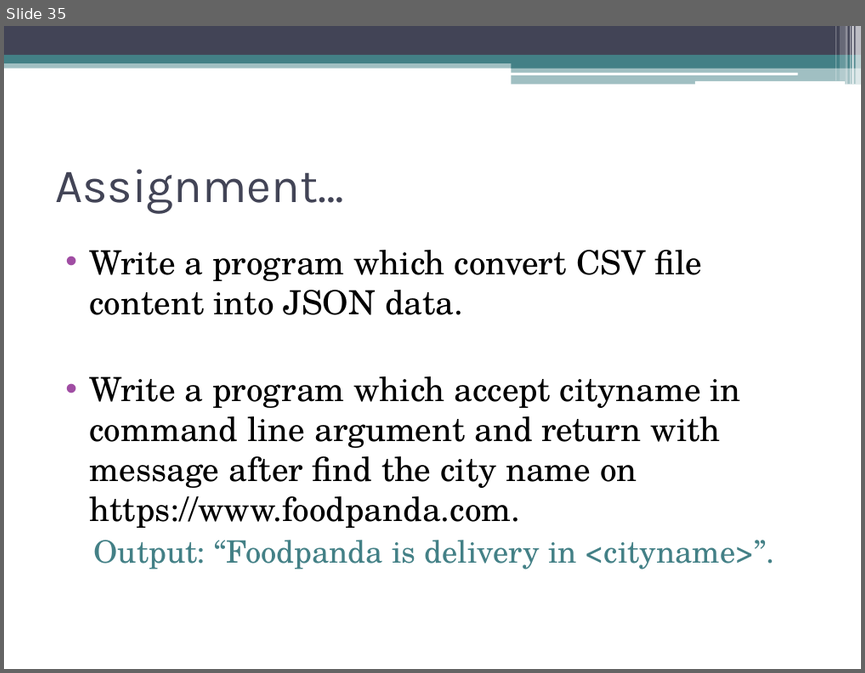
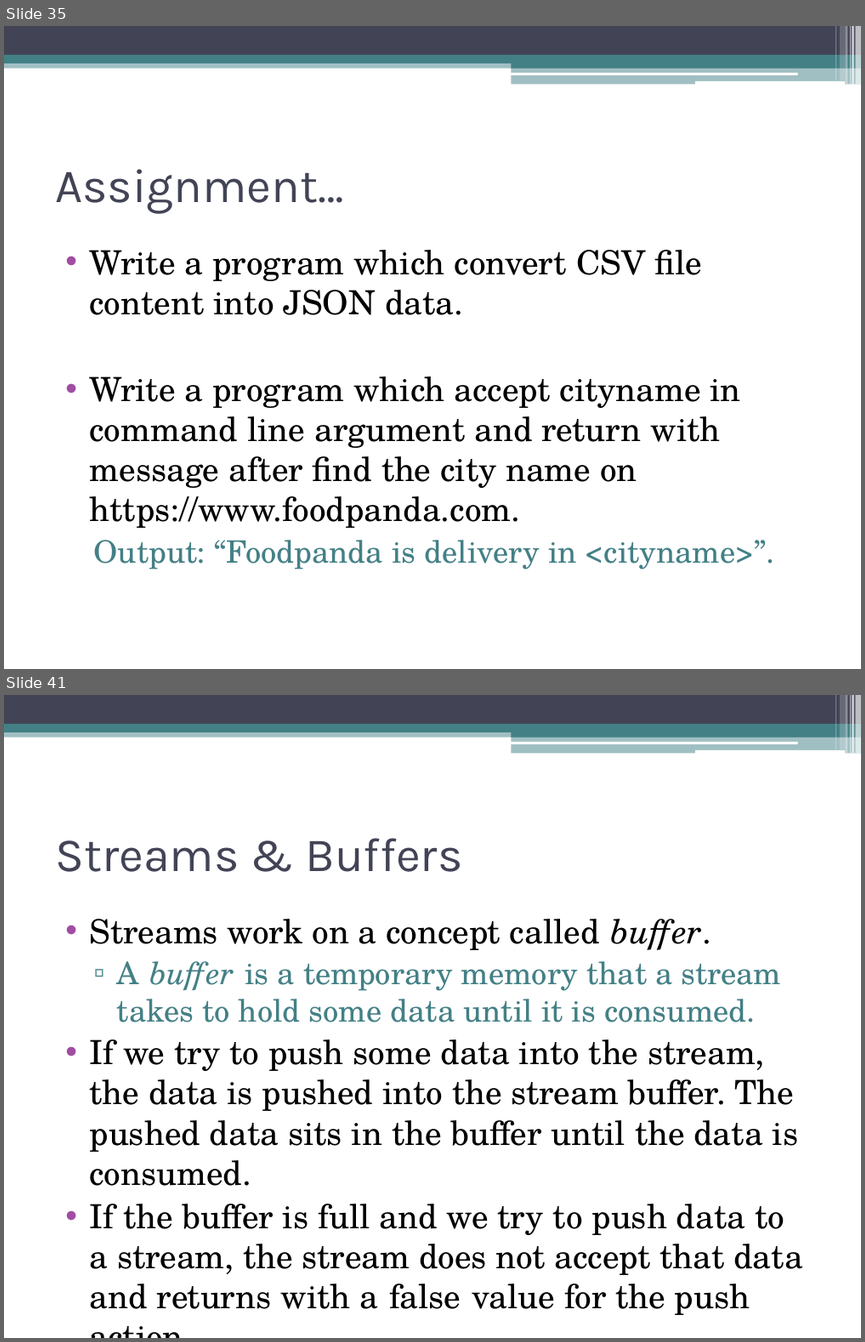
Before and after one commit to akjkhatri/mean_stack, a slide deck: MEAN Stack Workshop.pptx. Shown one above the other, each under a label of ours: slide 35 before the commit, slides 35 and 41 after it; the slides between them are not shown. The pictures are 865x673 and 865x1342 pixels, drawn with LibreOffice and Linux fonts; fonts in the diff are those of the drawing. Boxes give left, top, right and bottom in pixels: in the first picture for what was removed or moved away, otherwise in the second. Text is boxed around its words. In the diff, an @@ line names an element or a change of style, - is before the commit and + after.

```diff
--- a/MEAN Stack Workshop.pptx
+++ b/MEAN Stack Workshop.pptx
@@ slide 41 added at (4, 695, 861, 1338), background #FFFFFF; not listed: 13 template elements that a slide beside it also shows @@
@@ title added at (55, 838, 462, 872), 40 pt, text #424456 @@
+Streams & Buffers
@@ text added at (90, 919, 803, 1315), 28 pt, text #000000 @@
+• Streams work on a concept called buffer.
+  ▫ A buffer is a temporary memory that a stream takes to hold some data until it is consumed.
+• If we try to push some data into the stream, the data is pushed into the stream buffer. The pushed data sits in the buffer until the data is consumed.
+• If the buffer is full and we try to push data to a stream, the stream does not accept that data and returns with a false value for the push action.
```
Also in this commit, not shown: 1 slide changed, 14 other slides added.
